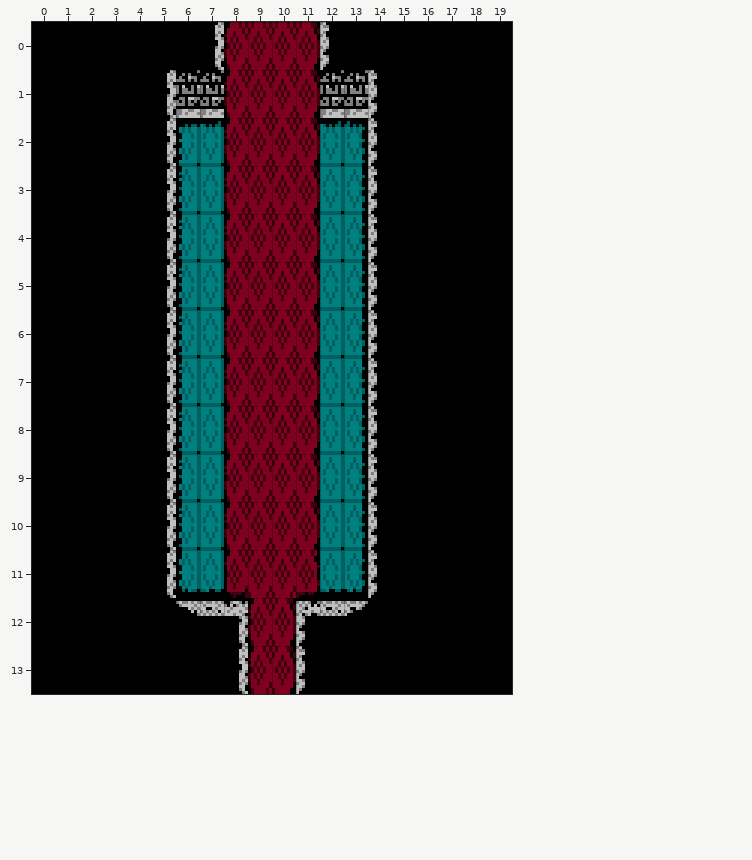
Tiled map: tiled/castle_room_20.tmx. The first picture shows the starting point.
Cells are 8x16 px. Shown: x 0..19, y 0..13.
Once edited:
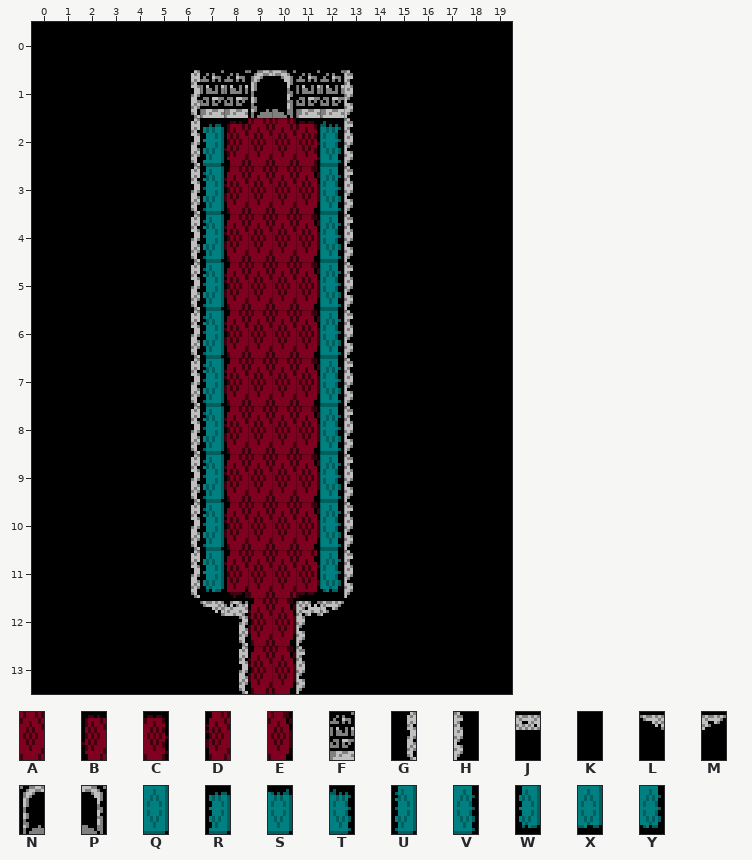
Key: from "castle_carpet": A 0, B 1, C 3, D 4, E 5; from "castle_stone": F 0, G 3, H 4, J 6, K 8, L 9, M 10, N 11, P 12; from "castle_tile": Q 0, R 1, S 2, T 3, U 4, V 5, W 6, X 7, Y 8.
_ is an empty cell, . an unchanged one.
From old to new:
--- layer "Tile Layer 1"
@@ x 5..14 @@
- 0 ..GDAAEH..
- 1 GF.DAAE.FH
- 2 GRSD..ESTH
- 3 GUQ....QVH
- 4 GUQ....QVH
- 5 GUQ....QVH
- 6 GUQ....QVH
- 7 GUQ....QVH
- 8 GUQ....QVH
- 9 GUQ....QVH
-10 GUQ....QVH
-11 GWX....XYH
-12 .LJ....JM.
+ 0 ..KKKKKK..
+ 1 KG.FNPF.HK
+ 2 KGRB..CTHK
+ 3 KGU....VHK
+ 4 KGU....VHK
+ 5 KGU....VHK
+ 6 KGU....VHK
+ 7 KGU....VHK
+ 8 KGU....VHK
+ 9 KGU....VHK
+10 KGU....VHK
+11 KGW....YHK
+12 .KL....MK.
Pixel boxes of the changes (left, top, right, bottom) in both pictures:
changed: (167, 22, 377, 616)
